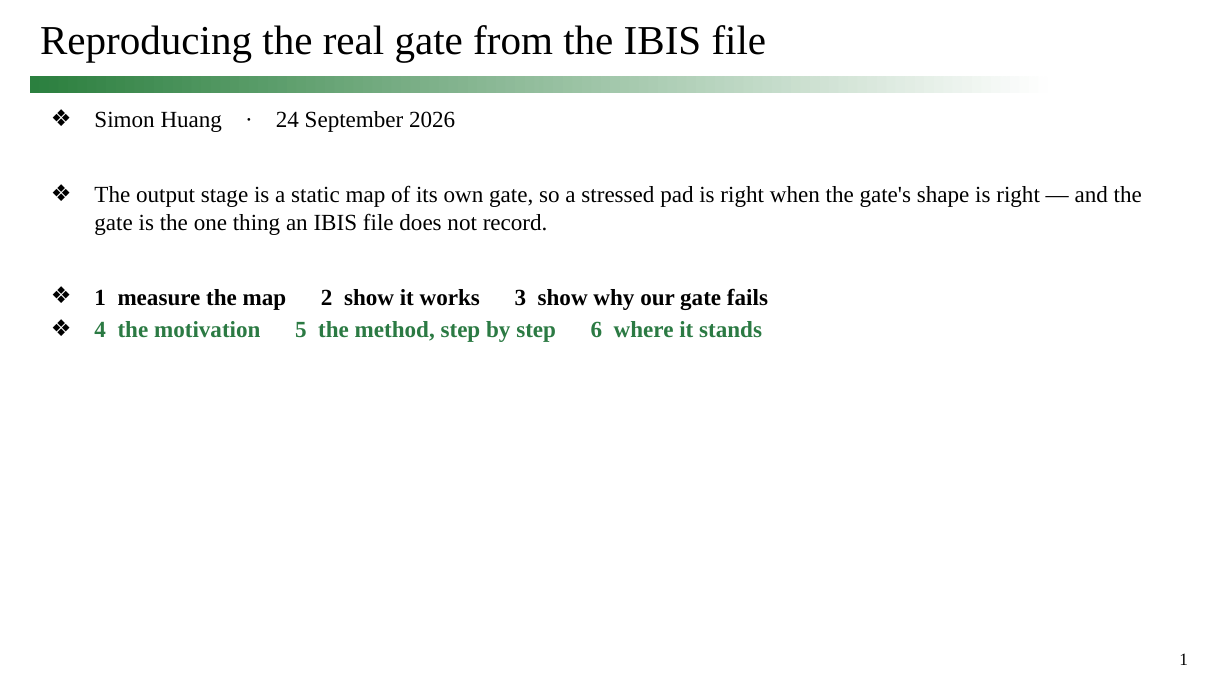
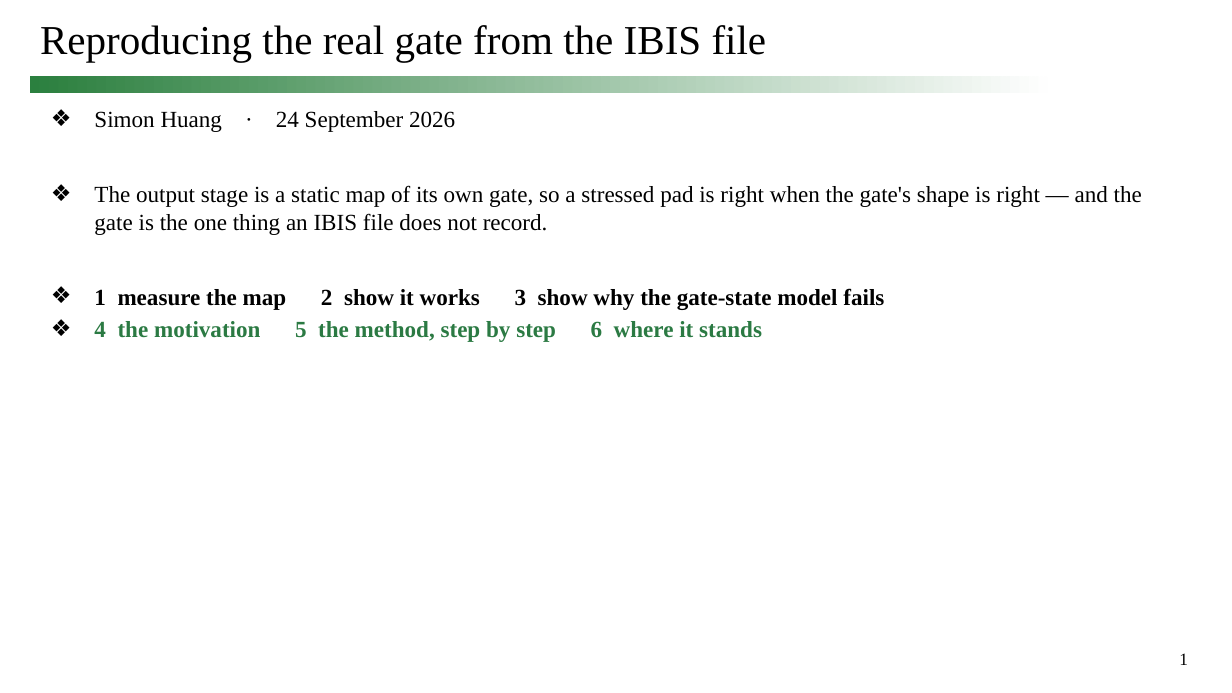
Before and after one commit to simon9721/ibis_comparison, a slide deck: slide 1 of results/meeting_deck_2026-09-24/0924_track1_story.pptx. Drawn at 1232x693 pixels with LibreOffice and Linux fonts; fonts in the diff are those of the drawing. Boxes give left, top, right and bottom in pixels: in the first picture for what was removed or moved away, otherwise in the second. Text is boxed around its words. In the diff, an @@ line names an element or a change of style, - is before the commit and + after.

```diff
--- a/results/meeting_deck_2026-09-24/0924_track1_story.pptx
+++ b/results/meeting_deck_2026-09-24/0924_track1_story.pptx
@@ text at box(94, 288, 884, 310): text changed @@
-❖ 1 measure the map 2 show it works 3 show why our gate fails
+❖ 1 measure the map 2 show it works 3 show why the gate-state model fails
```
Also in this commit, not shown: 13 other slides changed, 15 other files.
